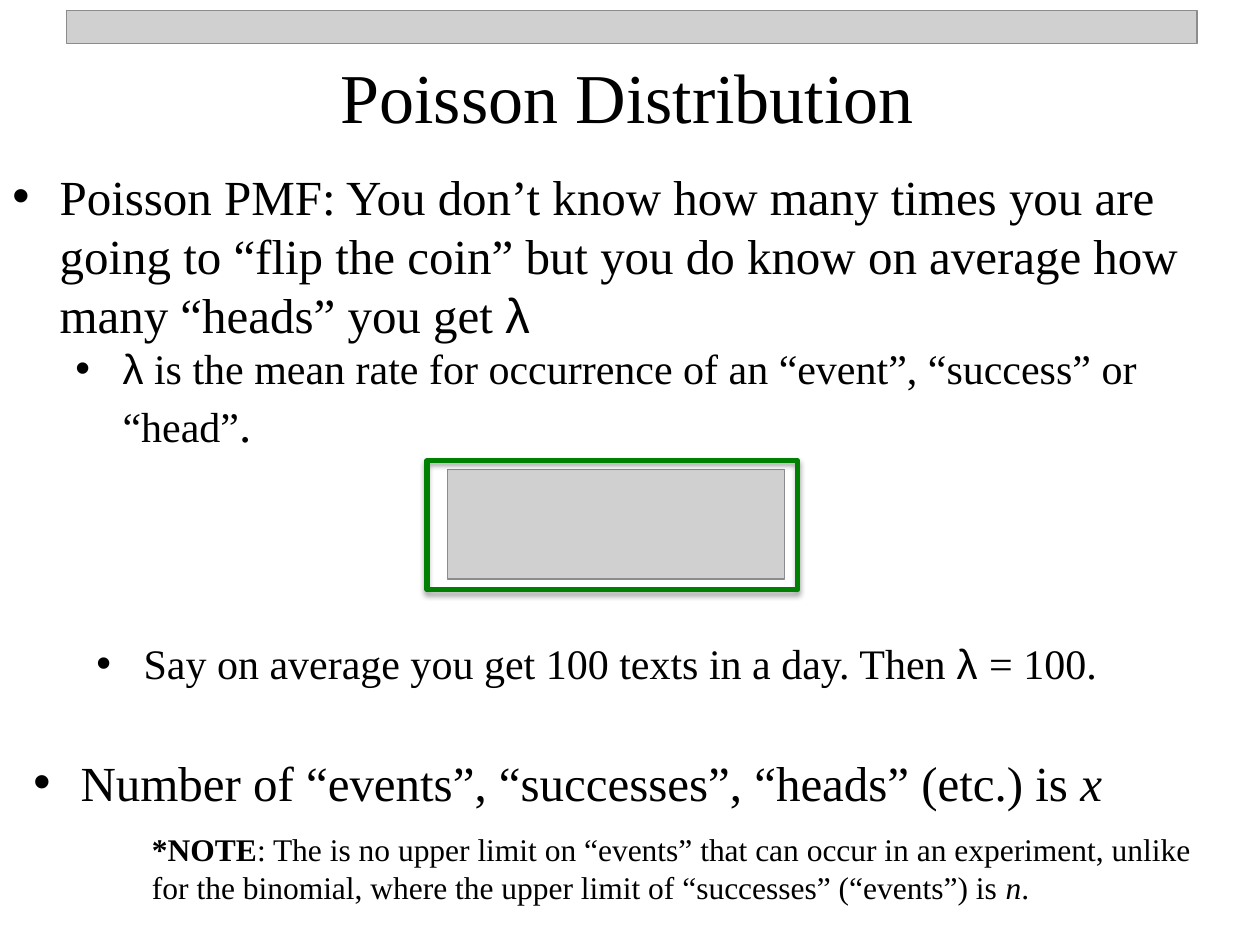
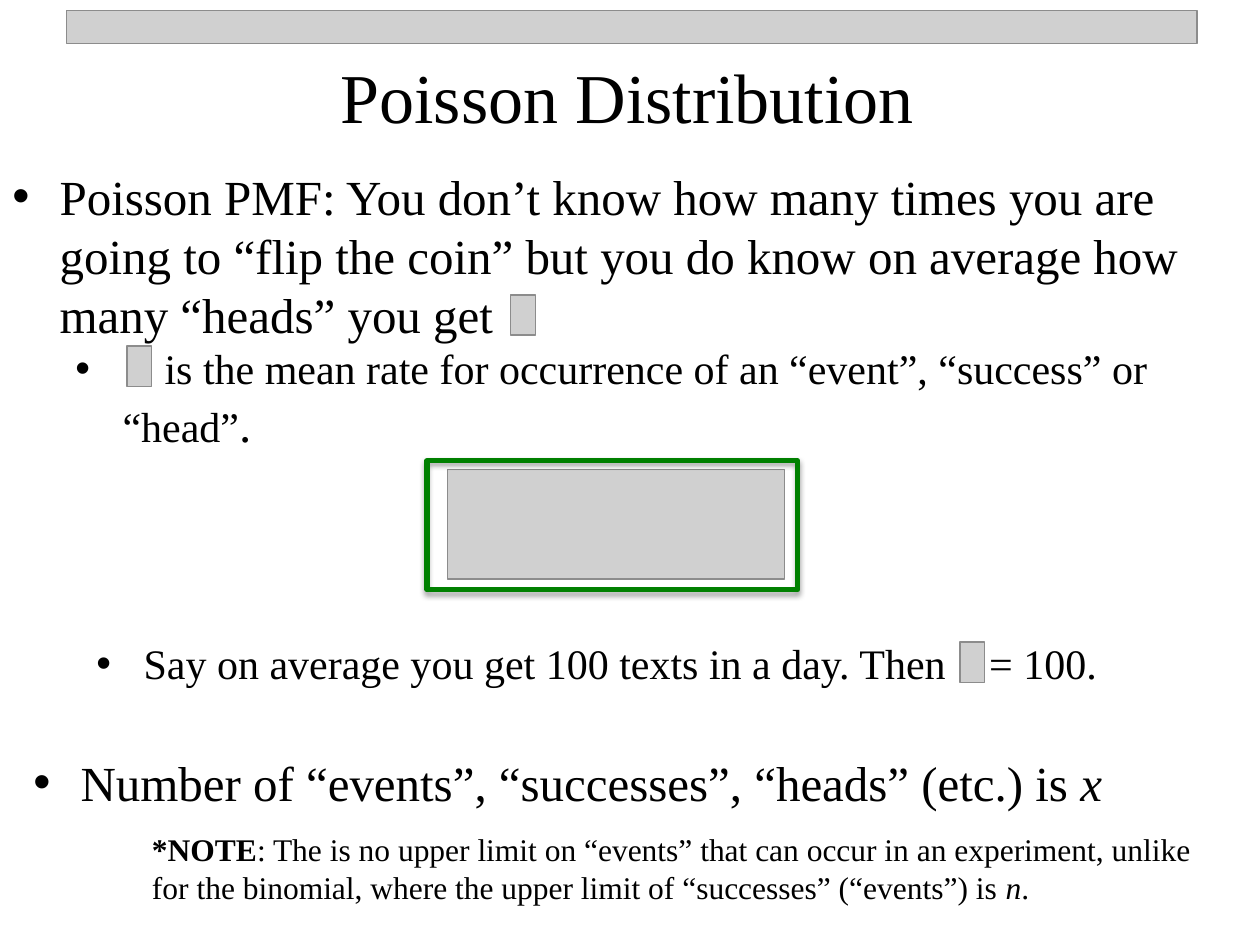
Before and after one commit to npetraco/MATFOS705, a slide deck: slide 20 of Notes/4_Important_Probability_Distributions.pptx (slide 24 before the commit). Drawn at 1260x945 pixels with LibreOffice and Linux fonts; fonts in the diff are those of the drawing; grey boxes stand for pictures. Boxes give left, top, right and bottom in pixels: in the first picture for what was removed or moved away, otherwise in the second. Text is boxed around its words. In the diff, an @@ line names an element or a change of style, - is before the commit and + after.

Commit message:
update

```diff
--- a/Notes/4_Important_Probability_Distributions.pptx
+++ b/Notes/4_Important_Probability_Distributions.pptx
@@ text at [60,181,1177,443]: text changed @@
-• Poisson PMF: You don’t know how many times you are going to “flip the coin” but you do know on average how many “heads” you get λ
-  • λ is the mean rate for occurrence of an “event”, “success” or “head”.
+• Poisson PMF: You don’t know how many times you are going to “flip the coin” but you do know on average how many “heads” you get
+  • is the mean rate for occurrence of an “event”, “success” or “head”.
@@ picture added at [510,295,536,335] @@
@@ picture added at [127,346,152,387] @@
@@ text at [144,650,1097,688]: text changed @@
-  • Say on average you get 100 texts in a day. Then λ = 100.
+  • Say on average you get 100 texts in a day. Then = 100.
@@ picture added at [960,643,985,683] @@
```
Also in this commit, not shown: 6 other slides changed, 1 slide added, 7 slides removed.
